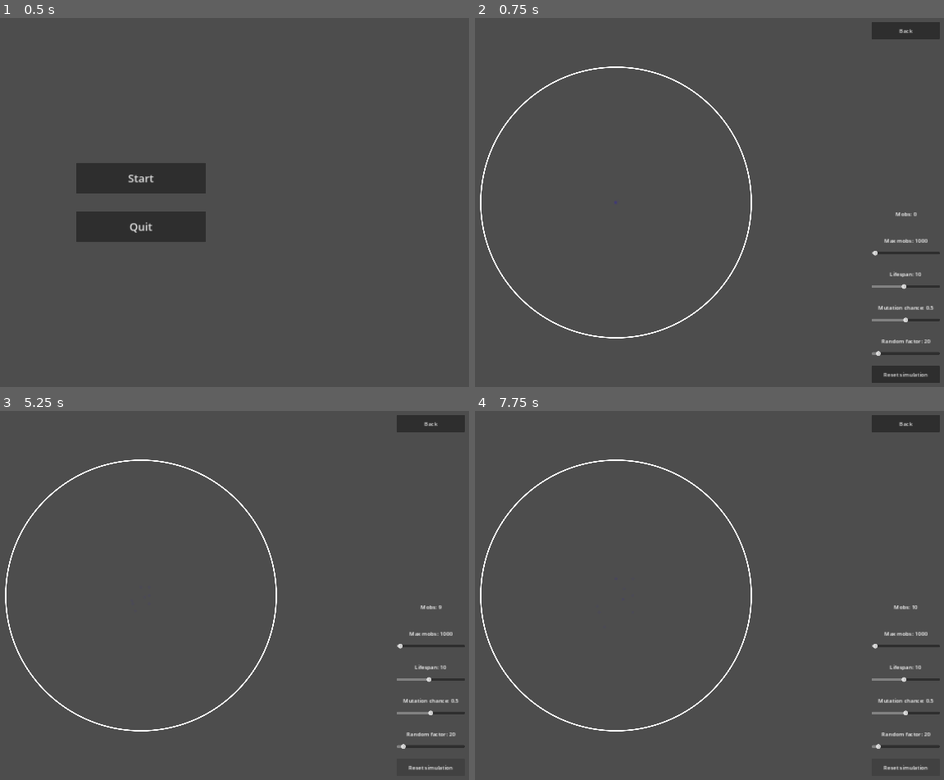
Above: before the commit, frames 1-4 (two rows, left to right).
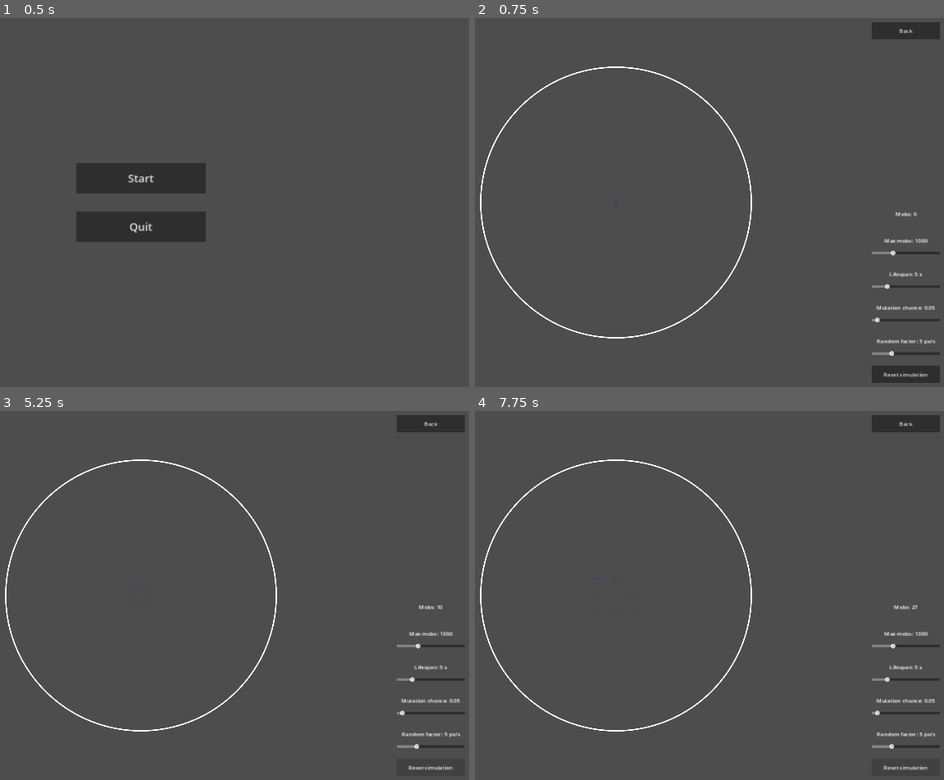
Above: after the commit, the same moments.

Repository: 11ALX11/Natural-selection-demo
Game: Godot game, scene res://scenes/main_scene_node.tscn
Two runs of this game, one before a commit and one after it. Both use one fixed random seed, a clock stepped at 60 frames per second and the inputs below.
Inputs:
- Up to frame 1 (0.5 s): no input
- Up to frame 2 (0.75 s): click "Start" at 0.5 s
- Up to frame 3 (5.25 s): click "Back" at 1.25 s; click "Start" at 2 s; click "Reset simulation" at 2.75 s; tap Enter at 3.5, 5 s; tap Space at 4.25 s
- Up to frame 4 (7.75 s): tap Space at 5.75, 7.25 s; tap Enter at 6.5 s

Frame 1 is identical in both runs. In frame 2, 0.3% of the frame differs, in the area x 84-99%, y 63-92%; in frame 3, 0.4%, in the area x 84-99%, y 52-92%; in frame 4, 0.4%.

Commit message:
change starter sim values, add exp options to sliders

Diff:
--- a/scenes/in_world_ui/in_world_ui.gd
+++ b/scenes/in_world_ui/in_world_ui.gd
@@ -24,7 +24,7 @@
 
 
 func _on_lifespan_h_slider_value_changed(value):
-	get_node("RightBottomCorner/MarginContainer3/LifespanGroup/Lifespan").text = "Lifespan: " + str(value)
+	get_node("RightBottomCorner/MarginContainer3/LifespanGroup/Lifespan").text = "Lifespan: " + str(value) + " s"
 	lifespan_change.emit(value)
 
 
@@ -34,5 +34,5 @@
 
 
 func _on_random_factor_h_slider_value_changed(value):
-	get_node("RightBottomCorner/MarginContainer5/RandomFactorGroup/RandomFactor").text = "Random factor: " + str(value)
+	get_node("RightBottomCorner/MarginContainer5/RandomFactorGroup/RandomFactor").text = "Random factor: " + str(value) + " px/s"
 	random_factor_change.emit(value)
--- a/scenes/in_world_ui/in_world_ui.tscn
+++ b/scenes/in_world_ui/in_world_ui.tscn
@@ -93,7 +93,7 @@
 max_value = 40000.0
 step = 200.0
 value = 1000.0
-rounded = true
+exp_edit = true
 
 [node name="MarginContainer3" type="MarginContainer" parent="RightBottomCorner"]
 layout_mode = 2
@@ -108,7 +108,7 @@
 [node name="Lifespan" type="Label" parent="RightBottomCorner/MarginContainer3/LifespanGroup"]
 custom_minimum_size = Vector2(200, 50)
 layout_mode = 2
-text = "Lifespan: 10"
+text = "Lifespan: 5 s"
 horizontal_alignment = 1
 vertical_alignment = 1
 
@@ -117,7 +117,7 @@
 min_value = 1.0
 max_value = 20.0
 step = 0.1
-value = 10.0
+value = 5.0
 
 [node name="MarginContainer4" type="MarginContainer" parent="RightBottomCorner"]
 layout_mode = 2
@@ -132,7 +132,7 @@
 [node name="MutationChance" type="Label" parent="RightBottomCorner/MarginContainer4/MutationChanceGroup"]
 custom_minimum_size = Vector2(200, 50)
 layout_mode = 2
-text = "Mutation chance: 0.5"
+text = "Mutation chance: 0.05"
 horizontal_alignment = 1
 vertical_alignment = 1
 
@@ -140,7 +140,7 @@
 layout_mode = 2
 max_value = 1.0
 step = 0.01
-value = 0.5
+value = 0.05
 
 [node name="MarginContainer5" type="MarginContainer" parent="RightBottomCorner"]
 layout_mode = 2
@@ -155,14 +155,16 @@
 [node name="RandomFactor" type="Label" parent="RightBottomCorner/MarginContainer5/RandomFactorGroup"]
 custom_minimum_size = Vector2(200, 50)
 layout_mode = 2
-text = "Random factor: 20"
+text = "Random factor: 5 px/s"
 horizontal_alignment = 1
 vertical_alignment = 1
 
 [node name="HSlider" type="HSlider" parent="RightBottomCorner/MarginContainer5/RandomFactorGroup"]
 layout_mode = 2
+min_value = 1.0
 max_value = 300.0
-value = 20.0
+value = 5.0
+exp_edit = true
 
 [node name="MarginContainer6" type="MarginContainer" parent="RightBottomCorner"]
 layout_mode = 2
--- a/scenes/main_scene_node.gd
+++ b/scenes/main_scene_node.gd
@@ -7,9 +7,9 @@
 @export var mob_scene: PackedScene
 
 var max_mobs = 1000
-var max_lifespan: float = 10.0 # In seconds
-var mutation_chance: float = 0.50
-var random_factor: float = 20 # Max px/second change in mutation
+var max_lifespan: float = 5.0 # In seconds
+var mutation_chance: float = 0.05
+var random_factor: float = 5 # Max px/second change in mutation
 
 var mobs_count = 0
 
